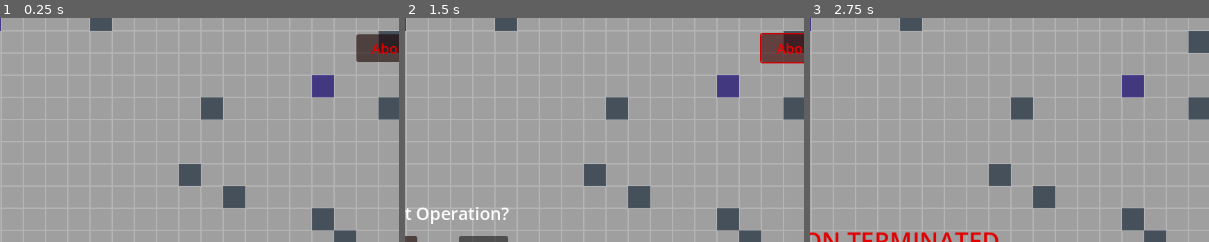
Above: before the commit, frames 1-3 (left to right).
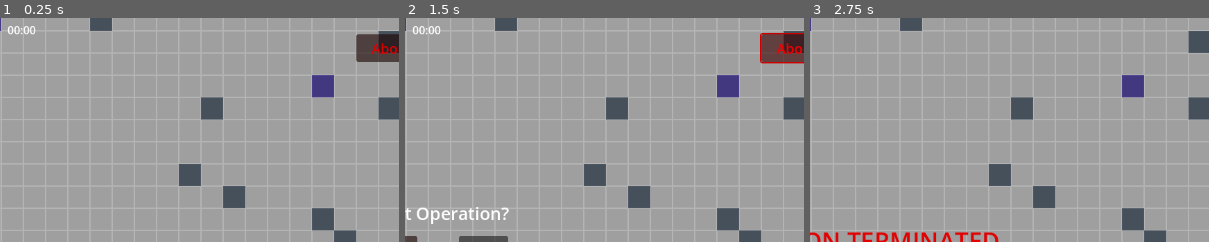
Above: after the commit, the same moments.

Repository: dwlee0802/BusinessTD
Game: Godot game, scene res://Scenes/game.tscn
Two runs of this game, one before a commit and one after it. Both use one fixed random seed, a clock stepped at 60 frames per second and the inputs below.
Inputs:
- Up to frame 1 (0.25 s): no input
- Up to frame 2 (1.5 s): click "Build" at 0.5 s; click "Abort" at 1.25 s
- Up to frame 3 (2.75 s): click "Confirm" at 2 s
The pictures show only the part of the screen within x 46-96%, y 0-50%; the shares and areas given below are measured in that part.

The runs differ from the first frame. In frame 1, 0.1% of the frame differs, in the area x 2-9%, y 3-8%; in frame 2, 0.1%; in frame 3, nothing differs.

Commit message:
Added operation timer. Need to fix attack speed UI to show selected unit's selected option properly.

Diff:
--- a/Scenes/UnitMenu.gd
+++ b/Scenes/UnitMenu.gd
@@ -12,7 +12,6 @@
 # Called every frame. 'delta' is the elapsed time since the previous frame.
 func _process(delta):
 	if game.selectedUnit != null:
-		ammoChoiceMenu.selected = game.selectedUnit.ammoType
 		visible = true
 		var name
 		if game.selectedUnit.type == 2:
@@ -21,6 +20,18 @@
 				get_node("Name").text = name + str(game.selectedUnit.placedTile.row) + ", " + str(game.selectedUnit.placedTile.col)
 				get_node("Upkeep").text = "Upkeep: 2"
 		else:
+			ammoChoiceMenu.selected = game.selectedUnit.ammoType
+
+			var buttons = []
+			buttons.append(get_node("AttackSpeedMenu/Low"))
+			buttons.append(get_node("AttackSpeedMenu/Base"))
+			buttons.append(get_node("AttackSpeedMenu/High"))
+			for i in range(3):
+				if game.selectedUnit.fireRateMode == i:
+					buttons[i].button_pressed = true
+				else:
+					buttons[i].button_pressed = false
+
 			if game.selectedUnit.type == 0:
 				name = "Turret at "
 				get_node("SellButton").visible = true
--- a/Scenes/game.gd
+++ b/Scenes/game.gd
@@ -42,6 +42,9 @@
 var operationFunds: float = 5000
 var highestValuePoint: float = 5000
 
+var operationTime: float = 0
+var operationTimeUI
+
 # takes into account the cash in value of buildings
 var totalValue: float = 5000
 
@@ -50,7 +53,7 @@
 # Called when the node enters the scene tree for the first time.
 func _ready():
 	homeBlock = get_node("MapBlock")
-
+	operationTimeUI = get_node("Camera/CanvasLayer/InGameUI/OperationTimeUI")
 	get_node("Camera").FocusOnTile(homeBlock.blockTiles[int(homeBlock.boardWidth/2)][int(homeBlock.boardWidth/2)])
 
 	for i in range(1, homeBlock.boardWidth):
@@ -63,6 +66,8 @@
 func _process(delta):
 
 	if not playerStructures.is_empty():
+		operationTime += delta
+		operationTimeUI.text = str(int(operationTime)) + ":" + str(int(operationTime * 100) % 100)
 		var assets = 0
 		for item in playerStructures:
 			if item != null:
--- a/Scenes/game.tscn
+++ b/Scenes/game.tscn
@@ -250,6 +250,7 @@
 offset_right = 93.0
 offset_bottom = 55.0
 toggle_mode = true
+button_pressed = true
 text = "Base"
 
 [node name="High" type="Button" parent="Camera/CanvasLayer/InGameUI/UnitMenu/AttackSpeedMenu"]
@@ -276,6 +277,13 @@
 offset_right = 114.0
 offset_bottom = 26.0
 text = "Attack Speed"
+
+[node name="OperationTimeUI" type="Label" parent="Camera/CanvasLayer/InGameUI"]
+layout_mode = 0
+offset_left = 539.0
+offset_right = 580.0
+offset_bottom = 26.0
+text = "00:00"
 
 [node name="MapBlock" parent="." instance=ExtResource("2_d8xa2")]
 
